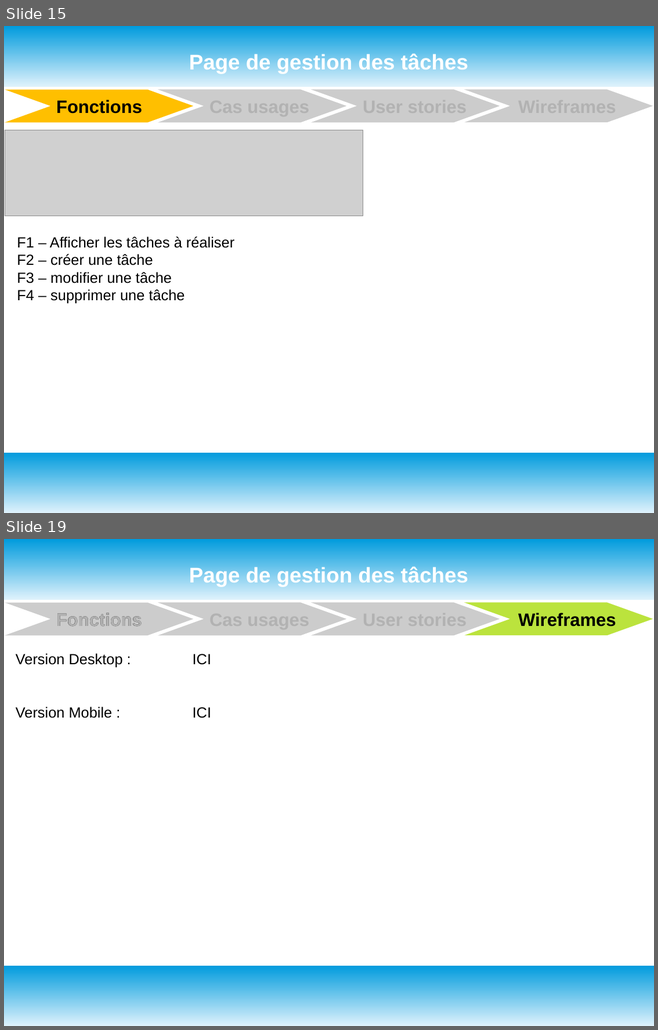
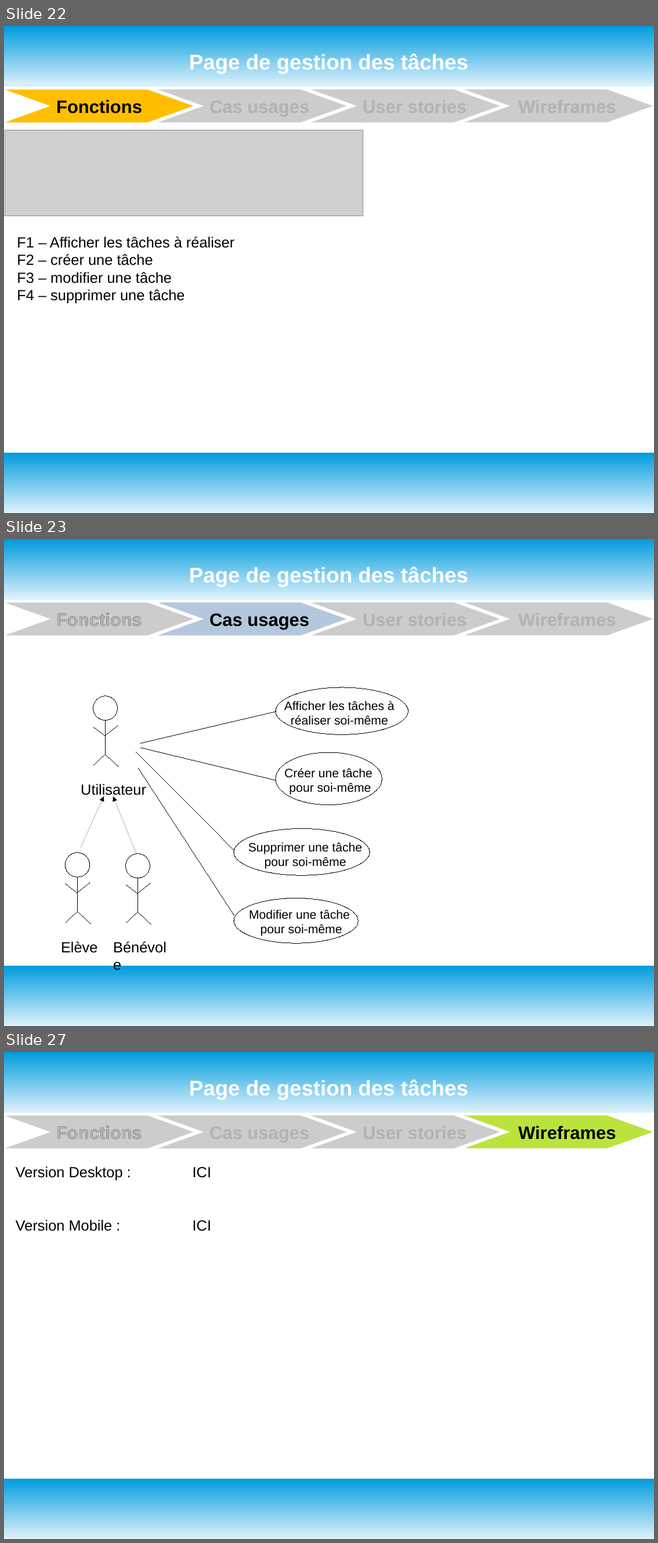
Before and after one commit to oliviersamin/P3_DesignezApplicationPythonAdapt-eBesoinsClient, a slide deck: P3_documentTravail.odp. Shown one above the other, each under a label of ours: slides 15 and 19 before the commit, slides 22, 23 and 27 after it; the slides between them are not shown. The pictures are 658x1030 and 658x1543 pixels, drawn with LibreOffice and Linux fonts; fonts in the diff are those of the drawing; grey boxes stand for pictures. Boxes give left, top, right and bottom in pixels: in the first picture for what was removed or moved away, otherwise in the second. Text is boxed around its words. In the diff, an @@ line names an element or a change of style, - is before the commit and + after.

Commit message:
Deuxième version des livrables après session mentorat. Use cases et user stories revues. Wireframes faits pour Desktop et Mobile. Pas encore de tableau Kanban. Fichiers Questions pour Julien

```diff
--- a/P3_documentTravail.odp
+++ b/P3_documentTravail.odp
@@ slide 23 added at <box>4,539,654,1026</box>, background #FFFFFF; not listed: 2 template elements that a slide beside it also shows @@
@@ title added at <box>189,566,468,587</box>, 26 pt, text #FFFFFF, bold @@
+Page de gestion des tâches
@@ freeform shape added at <box>5,603,193,636</box>, fill #CCCCCC @@
@@ text added at <box>50,605,170,631</box>, 22 pt, text #B2B2B2, bold @@
+Fonctions
@@ freeform shape added at <box>158,603,346,636</box>, fill #B4C7DC @@
@@ freeform shape added at <box>311,603,500,636</box>, fill #CCCCCC @@
@@ freeform shape added at <box>465,603,653,636</box>, fill #CCCCCC @@
@@ text added at <box>56,613,142,627</box>, 22 pt, text #000000, bold @@
+Fonctions
@@ text added at <box>209,613,309,629</box>, 22 pt, text #000000, bold @@
+Cas usages
@@ ellipse added at <box>276,687,408,734</box>, fill #FFFFFF, outline #000000 0 pt @@
@@ line added from (141, 743) to (275, 712), #000000 0 pt @@
@@ text added at <box>284,701,394,728</box>, 15 pt, text #000000 @@
+Afficher les tâches à réaliser soi-même
@@ line added from (136, 752) to (234, 850), #000000 0 pt @@
@@ line added from (141, 748) to (276, 780), #000000 0 pt @@
@@ ellipse added at <box>276,752,382,805</box>, fill #FFFFFF, outline #000000 0 pt @@
@@ line added from (139, 768) to (234, 915), #000000 0 pt @@
@@ text added at <box>284,768,372,795</box>, 15 pt, text #000000 @@
+Créer une tâche
+pour soi-même
@@ group added at <box>61,696,180,974</box>: 15 lines, 3 ellipses, 3 texts, 2 arrows @@
+Elève
+Bénévole
+Utilisateur
@@ ellipse added at <box>234,829,369,875</box>, fill #FFFFFF, outline #000000 0 pt @@
@@ text added at <box>248,842,362,869</box>, 15 pt, text #000000 @@
+Supprimer une tâche
+pour soi-même
@@ ellipse added at <box>234,899,358,943</box>, fill #FFFFFF, outline #000000 0 pt @@
@@ text added at <box>249,909,350,937</box>, 15 pt, text #000000 @@
+Modifier une tâche
+pour soi-même
@@ what was slide 15 is now slide 22 @@
@@ what was slide 19 is now slide 27 @@
```
Also in this commit, not shown: 12 slides changed, 3 other slides added, 2 slides removed, 1 other file.
